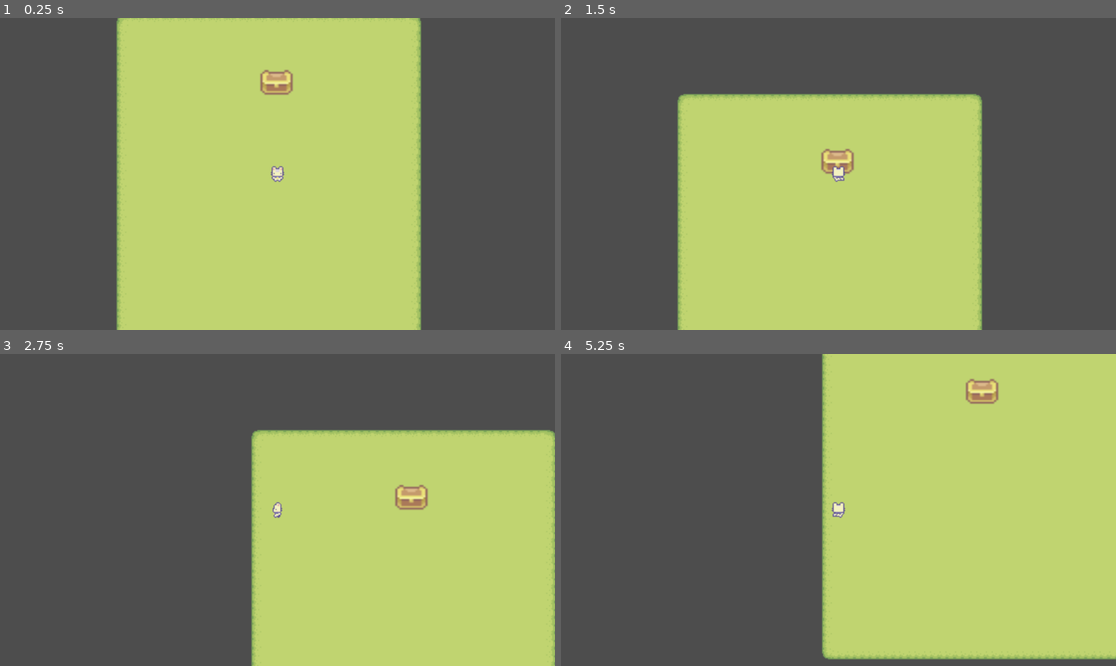
Above: before the commit, frames 1-4 (two rows, left to right).
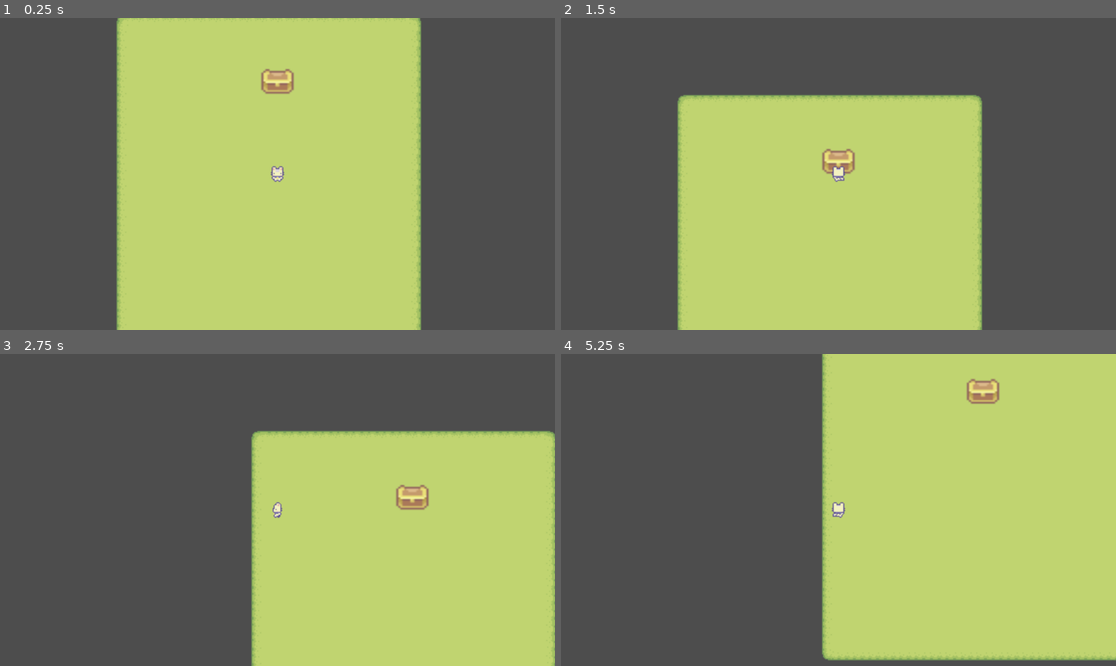
Above: after the commit, the same moments.

Repository: Cam17O/Coffeepocalypse
Game: Godot game, scene res://scenes/coffeepocalypse.tscn
The game is run twice, just before and just after one commit, with the same random seed, the same clock (stepped at 60 frames per second) and the same inputs.
Inputs (mouse positions are in pixels of both pictures, inside the frame that each line leads up to):
- Up to frame 1 (0.25 s): no input
- Up to frame 2 (1.5 s): tap Enter at 0.5 s; move the mouse to (838, 83) at 0.52 s; hold W (up) from 0.53 s (still down); click (838, 83) at 0.67 s; tap Space at 1.25 s; move the mouse to (1005, 220) at 1.27 s
- Up to frame 3 (2.75 s): tap Enter at 2 s; move the mouse to (111, 463) at 2.02 s; release W (up) at 2.03 s; hold A (left) from 2.03 s (still down)
- Up to frame 4 (5.25 s): move the mouse to (866, 510) at 2.77 s; click (866, 510) at 2.92 s; move the mouse to (755, 432) at 3.52 s; release A (left) at 3.53 s; hold S (down) 3.53-4.28 s; move the mouse to (960, 494) at 4.27 s; hold D (right) 4.28-5.03 s; move the mouse to (727, 525) at 5.02 s; hold W (up) from 5.03 s (still down); click (727, 525) at 5.17 s

The runs differ from the first frame. In frame 1, 0.3% of the frame differs, in the area x 46-53%, y 16-25%; in frame 2, 0.5%; in frame 3, 0.5%, in the area x 45-100%, y 24-100%; in frame 4, 0.5%.

Commit message:
added scene for stockage

Diff:
--- a/scenes/coffeepocalypse.tscn
+++ b/scenes/coffeepocalypse.tscn
@@ -324,4 +324,4 @@
 zoom = Vector2(2, 2)
 
 [node name="coffeeMachine" parent="." unique_id=1348650551 instance=ExtResource("6_n0v8c")]
-position = Vector2(-1, -96)
+position = Vector2(0, -97)
--- /dev/null
+++ b/scenes/stockage.tscn
@@ -0,0 +1,30 @@
+[gd_scene format=3 uid="uid://35dmdbnkt14"]
+
+[ext_resource type="Texture2D" uid="uid://bupkskkc52kpi" path="res://Sprout Lands - Sprites - Basic pack/Objects/Chest.png" id="1_8l6qr"]
+
+[sub_resource type="RectangleShape2D" id="RectangleShape2D_8l6qr"]
+size = Vector2(17, 21)
+
+[sub_resource type="CircleShape2D" id="CircleShape2D_ky4oa"]
+radius = 46.0
+
+[node name="stockage" type="Node2D" unique_id=2132740354]
+
+[node name="StaticBody2D" type="StaticBody2D" parent="." unique_id=617544130]
+
+[node name="Sprite2D" type="Sprite2D" parent="StaticBody2D" unique_id=1588199998]
+texture = ExtResource("1_8l6qr")
+hframes = 5
+vframes = 2
+frame = 4
+
+[node name="CollisionShape2D" type="CollisionShape2D" parent="StaticBody2D" unique_id=39162309]
+position = Vector2(-0.5, -2.5)
+shape = SubResource("RectangleShape2D_8l6qr")
+
+[node name="CanvasLayer" type="CanvasLayer" parent="StaticBody2D" unique_id=658296973]
+
+[node name="Area2D" type="Area2D" parent="StaticBody2D" unique_id=1459880469]
+
+[node name="CollisionShape2D" type="CollisionShape2D" parent="StaticBody2D/Area2D" unique_id=1161312896]
+shape = SubResource("CircleShape2D_ky4oa")
